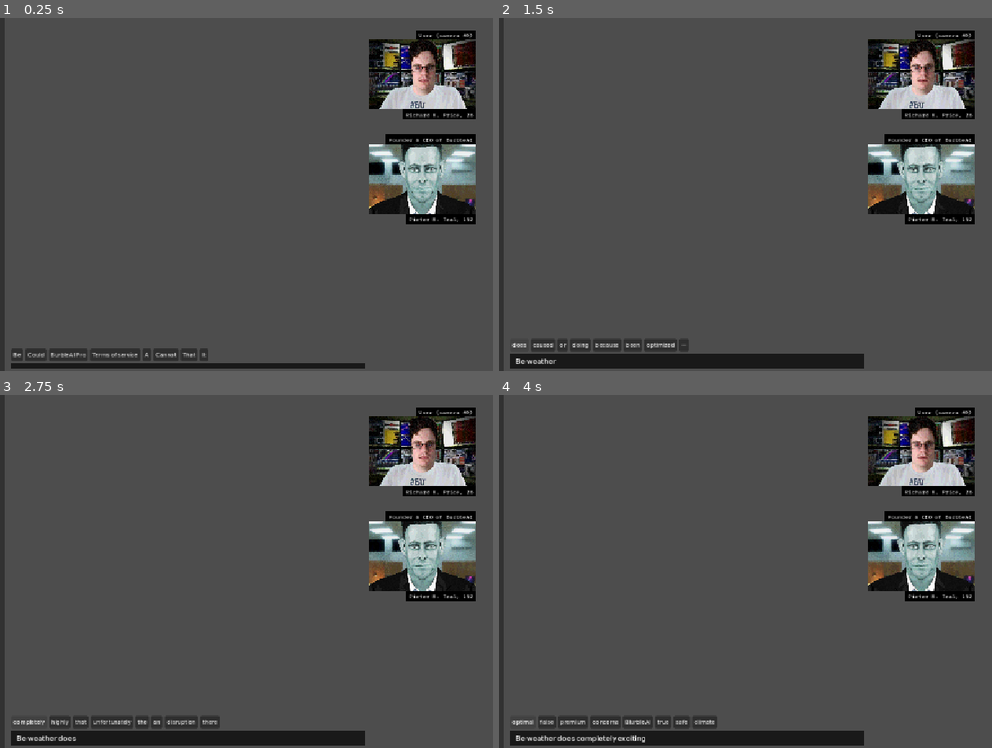
Above: before the commit, frames 1-4 (two rows, left to right).
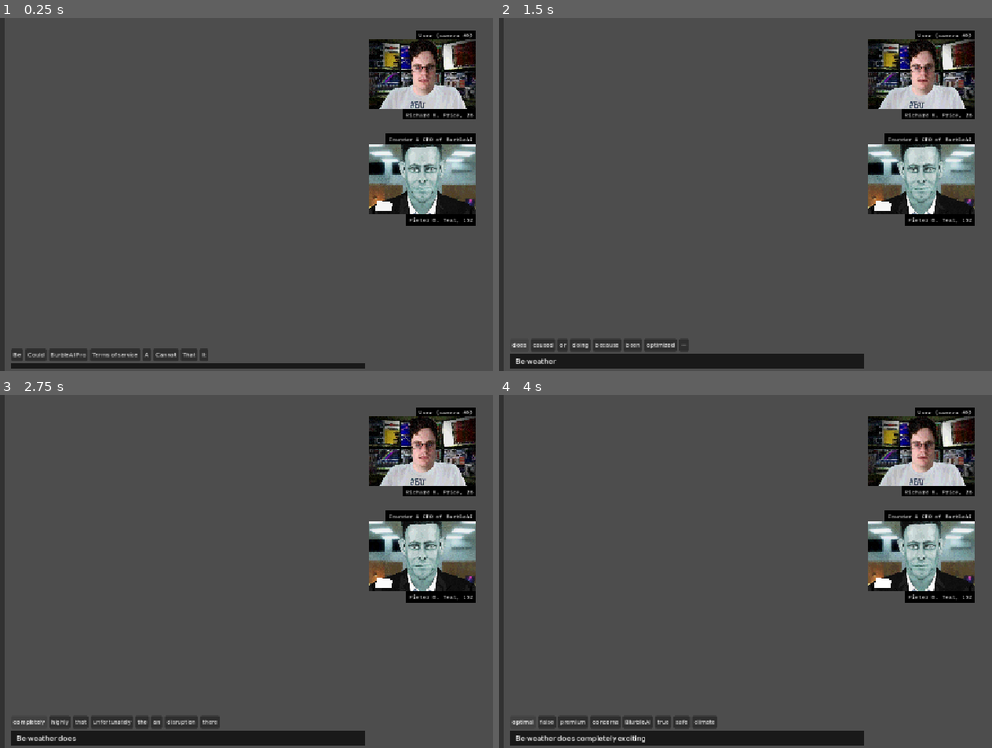
Above: after the commit, the same moments.

Repository: lzzrdwzzrd/conversation-corporation
Game: Godot game, scene res://game.tscn
Same seed, same stepped clock (60 frames per second), same inputs: the game is played once before the commit and once after it.
Inputs:
- Up to frame 1 (0.25 s): no input
- Up to frame 2 (1.5 s): click "Be" at 0.5 s; click "weather" at 1.25 s
- Up to frame 3 (2.75 s): click "does" at 2 s
- Up to frame 4 (4 s): click "completely" at 2.75 s; click "exciting" at 3.5 s

The runs differ from the first frame. In frame 1, 0.4% of the frame differs, in the area x 76-97%, y 32-59%; in frame 2, 0.4%; in frame 3, 0.4%; in frame 4, 0.4%.

Commit message:
rigged animation-friendly character portaits

Diff:
--- /dev/null
+++ b/data/character_portrait.tscn
@@ -0,0 +1,40 @@
+[gd_scene format=3 uid="uid://cosiljv6epx1"]
+
+[ext_resource type="Script" uid="uid://cyau36qh1dcyo" path="res://data/character_portrait_base.gd" id="1_epnbb"]
+[ext_resource type="Shader" uid="uid://cmhj1spw5tq7p" path="res://shaders/portraits.gdshader" id="2_2n2hs"]
+[ext_resource type="FontFile" uid="uid://uxbxo10p6xe6" path="res://fonts/IntelOneMono.ttf" id="2_gnd3w"]
+
+[sub_resource type="ShaderMaterial" id="ShaderMaterial_gnd3w"]
+shader = ExtResource("2_2n2hs")
+shader_parameter/washout_intensity = 0.0590000028025
+shader_parameter/blur_amount = 1.86800008873
+shader_parameter/blockiness = 258.83300991956753
+shader_parameter/color_steps = 10.7690001315275
+shader_parameter/grain_amount = 0.030000001425
+
+[sub_resource type="StyleBoxFlat" id="StyleBoxFlat_51tvd"]
+content_margin_left = 5.0
+content_margin_right = 5.0
+bg_color = Color(0, 0, 0, 1)
+
+[sub_resource type="FontVariation" id="FontVariation_feb5d"]
+base_font = ExtResource("2_gnd3w")
+variation_opentype = {
+2003265652: 400
+}
+
+[sub_resource type="Theme" id="Theme_wepmd"]
+default_font = SubResource("FontVariation_feb5d")
+default_font_size = 10
+Label/styles/normal = SubResource("StyleBoxFlat_51tvd")
+
+[node name="CharacterPortrait" type="Control" unique_id=1095612352]
+material = SubResource("ShaderMaterial_gnd3w")
+custom_minimum_size = Vector2(196, 128)
+custom_maximum_size = Vector2(196, 128)
+layout_mode = 3
+anchors_preset = 0
+offset_right = 196.0
+offset_bottom = 128.0
+theme = SubResource("Theme_wepmd")
+script = ExtResource("1_epnbb")
--- /dev/null
+++ b/data/character_portrait_base.gd
@@ -0,0 +1,27 @@
+class_name CharacterPortrait
+extends Control
+
+enum Behavior {
+	NEUTRAL,
+	READING,
+	SURPRISED,
+	ANGRY,
+}
+
+@export var portrait : Texture2D
+@export var full_name := "John U. Doe"
+@export var camera_label := "User (Front-facing camera #0)"
+@export var age := 30
+
+func set_behavior(behavior: Behavior) -> void:
+	push_warning("set_behavior() was not implemented for portrait %s" % name)
+
+	match behavior:
+		Behavior.NEUTRAL:
+			pass
+		Behavior.READING:
+			pass
+		Behavior.SURPRISED:
+			pass
+		Behavior.ANGRY:
+			pass
--- a/data/characters/pieter_teal_test.tres
+++ /dev/null
@@ -1,12 +0,0 @@
-[gd_resource type="Resource" script_class="User" format=3 uid="uid://bd4eph1t76g5k"]
-
-[ext_resource type="Texture2D" uid="uid://bh3subjo3oox8" path="res://assets/teal-portrait-test.png" id="1_5r20f"]
-[ext_resource type="Script" uid="uid://cmfsfs2m788jc" path="res://data/user.gd" id="2_exh3o"]
-
-[resource]
-script = ExtResource("2_exh3o")
-portrait = ExtResource("1_5r20f")
-full_name = "Pieter B. Teal"
-camera_label = "Founder & CEO of BurbleAI"
-age = 152
-metadata/_custom_type_script = "uid://cmfsfs2m788jc"
--- /dev/null
+++ b/data/characters/scenes/pieter_teal.tscn
@@ -0,0 +1,42 @@
+[gd_scene format=3 uid="uid://brkykgsr08ltf"]
+
+[ext_resource type="PackedScene" uid="uid://cosiljv6epx1" path="res://data/character_portrait.tscn" id="1_ovbqp"]
+[ext_resource type="Texture2D" uid="uid://bh3subjo3oox8" path="res://assets/teal-portrait-test.png" id="2_h7tx6"]
+[ext_resource type="Script" uid="uid://v2kfj3j4wufo" path="res://data/characters/scripts/pieter_teal.gd" id="2_rnulr"]
+
+[node name="PieterTeal" unique_id=1095612352 instance=ExtResource("1_ovbqp")]
+script = ExtResource("2_rnulr")
+
+[node name="Background" type="TextureRect" parent="." index="0" unique_id=32766126]
+use_parent_material = true
+clip_contents = true
+layout_mode = 1
+anchors_preset = 15
+anchor_right = 1.0
+anchor_bottom = 1.0
+grow_horizontal = 2
+grow_vertical = 2
+texture = ExtResource("2_h7tx6")
+expand_mode = 3
+stretch_mode = 6
+
+[node name="CharacterStuffHere" type="Polygon2D" parent="Background" index="0" unique_id=1985130580]
+use_parent_material = true
+position = Vector2(-63, 61)
+polygon = PackedVector2Array(75, 60, 105, 62, 106, 46, 78, 42)
+
+[node name="NOTE_MakeSureToEnable" type="Control" parent="." index="1" unique_id=1890269598]
+use_parent_material = true
+anchors_preset = 0
+offset_right = 40.0
+offset_bottom = 40.0
+
+[node name="use_parent_material" type="Control" parent="." index="2" unique_id=1874309090]
+anchors_preset = 0
+offset_right = 40.0
+offset_bottom = 40.0
+
+[node name="OnEverything" type="Control" parent="." index="3" unique_id=612507686]
+anchors_preset = 0
+offset_right = 40.0
+offset_bottom = 40.0
--- /dev/null
+++ b/data/characters/scripts/pieter_teal.gd
@@ -0,0 +1,15 @@
+extends CharacterPortrait
+
+func set_behavior(behavior: Behavior) -> void:
+	push_warning("set_behavior() was not implemented for portrait %s" % name)
+
+	match behavior:
+		Behavior.NEUTRAL:
+			pass
+		Behavior.ANGRY:
+			pass
+		# teal specifically probably shouldn't have these two
+		Behavior.READING:
+			pass
+		Behavior.SURPRISED:
+			pass
--- a/data/level.gd
+++ b/data/level.gd
@@ -3,5 +3,5 @@
 
 @export var chat_name : String = "Untitled Chat"
 @export var is_urgent : bool = false
-@export var user : User
+@export var user : CharacterPortrait
 @export var vocabulary_biases : Array[String] = []
--- a/data/user.gd
+++ /dev/null
@@ -1,7 +0,0 @@
-class_name User
-extends Resource
-
-@export var portrait : Texture2D
-@export var full_name := "John U. Doe"
-@export var camera_label := "User (Front-facing camera #0)"
-@export var age := 30
--- a/game.tscn
+++ b/game.tscn
@@ -1,11 +1,11 @@
 [gd_scene format=3 uid="uid://kygar0sbpf3o"]
 
 [ext_resource type="FontFile" uid="uid://dhvmtnlc8oiiy" path="res://fonts/GoogleSansFlex.ttf" id="1_7jktm"]
-[ext_resource type="Texture2D" uid="uid://bh3subjo3oox8" path="res://assets/teal-portrait-test.png" id="1_80nbo"]
 [ext_resource type="Shader" uid="uid://cmhj1spw5tq7p" path="res://shaders/portraits.gdshader" id="1_e2o6t"]
 [ext_resource type="Script" uid="uid://ctmrmkigd737b" path="res://scripts/game.gd" id="1_fc0e3"]
 [ext_resource type="FontFile" uid="uid://uxbxo10p6xe6" path="res://fonts/IntelOneMono.ttf" id="2_feb5d"]
 [ext_resource type="Texture2D" uid="uid://clrem4y8mdb8f" path="res://assets/trader-test.png" id="5_7jktm"]
+[ext_resource type="PackedScene" uid="uid://brkykgsr08ltf" path="res://data/characters/scenes/pieter_teal.tscn" id="6_ryrav"]
 
 [sub_resource type="FontVariation" id="FontVariation_7jktm"]
 base_font = ExtResource("1_7jktm")
@@ -45,14 +45,6 @@
 default_font_size = 10
 Label/styles/normal = SubResource("StyleBoxFlat_51tvd")
 
-[sub_resource type="ShaderMaterial" id="ShaderMaterial_80nbo"]
-shader = ExtResource("1_e2o6t")
-shader_parameter/washout_intensity = 0.0590000028025
-shader_parameter/blur_amount = 1.86800008873
-shader_parameter/blockiness = 258.83300991956753
-shader_parameter/color_steps = 10.7690001315275
-shader_parameter/grain_amount = 0.030000001425
-
 [sub_resource type="StyleBoxFlat" id="StyleBoxFlat_fc0e3"]
 bg_color = Color(0.19793722, 0.19793725, 0.19793713, 1)
 
@@ -124,8 +116,7 @@
 horizontal_alignment = 2
 vertical_alignment = 1
 
-[node name="CharacterPortrait2" type="TextureRect" parent="." unique_id=627151181]
-material = SubResource("ShaderMaterial_80nbo")
+[node name="PieterTeal" parent="." unique_id=1095612352 instance=ExtResource("6_ryrav")]
 layout_mode = 1
 anchors_preset = 1
 anchor_left = 1.0
@@ -135,33 +126,29 @@
 offset_right = -32.0
 offset_bottom = 360.0
 grow_horizontal = 0
-theme = SubResource("Theme_e2o6t")
-texture = ExtResource("1_80nbo")
-expand_mode = 3
-stretch_mode = 6
-
-[node name="NameLabel" type="Label" parent="CharacterPortrait2" unique_id=181020547]
+
+[node name="NameLabel" type="Label" parent="PieterTeal" unique_id=181020547]
 layout_mode = 1
 anchors_preset = -1
 anchor_left = 1.0
 anchor_top = 1.0
 anchor_right = 1.0
 anchor_bottom = 1.0
-offset_left = -11.0
-offset_bottom = 18.0
+offset_left = -127.0
+offset_bottom = 21.0
 grow_horizontal = 0
 grow_vertical = 0
 text = "Pieter B. Teal, 152"
 horizontal_alignment = 2
 vertical_alignment = 1
 
-[node name="CameraLabel" type="Label" parent="CharacterPortrait2" unique_id=1591505750]
-layout_mode = 1
-anchors_preset = 1
-anchor_left = 1.0
-anchor_right = 1.0
-offset_left = -11.0
-offset_top = -18.0
+[node name="CameraLabel" type="Label" parent="PieterTeal" unique_id=1591505750]
+layout_mode = 1
+anchors_preset = 1
+anchor_left = 1.0
+anchor_right = 1.0
+offset_left = -164.0
+offset_top = -20.0
 grow_horizontal = 0
 text = "Founder & CEO of BurbleAI"
 horizontal_alignment = 2
Not shown, added: data/character_portrait_base.gd.uid
Not shown, added: data/characters/scripts/pieter_teal.gd.uid
Not shown, removed: data/user.gd.uid
